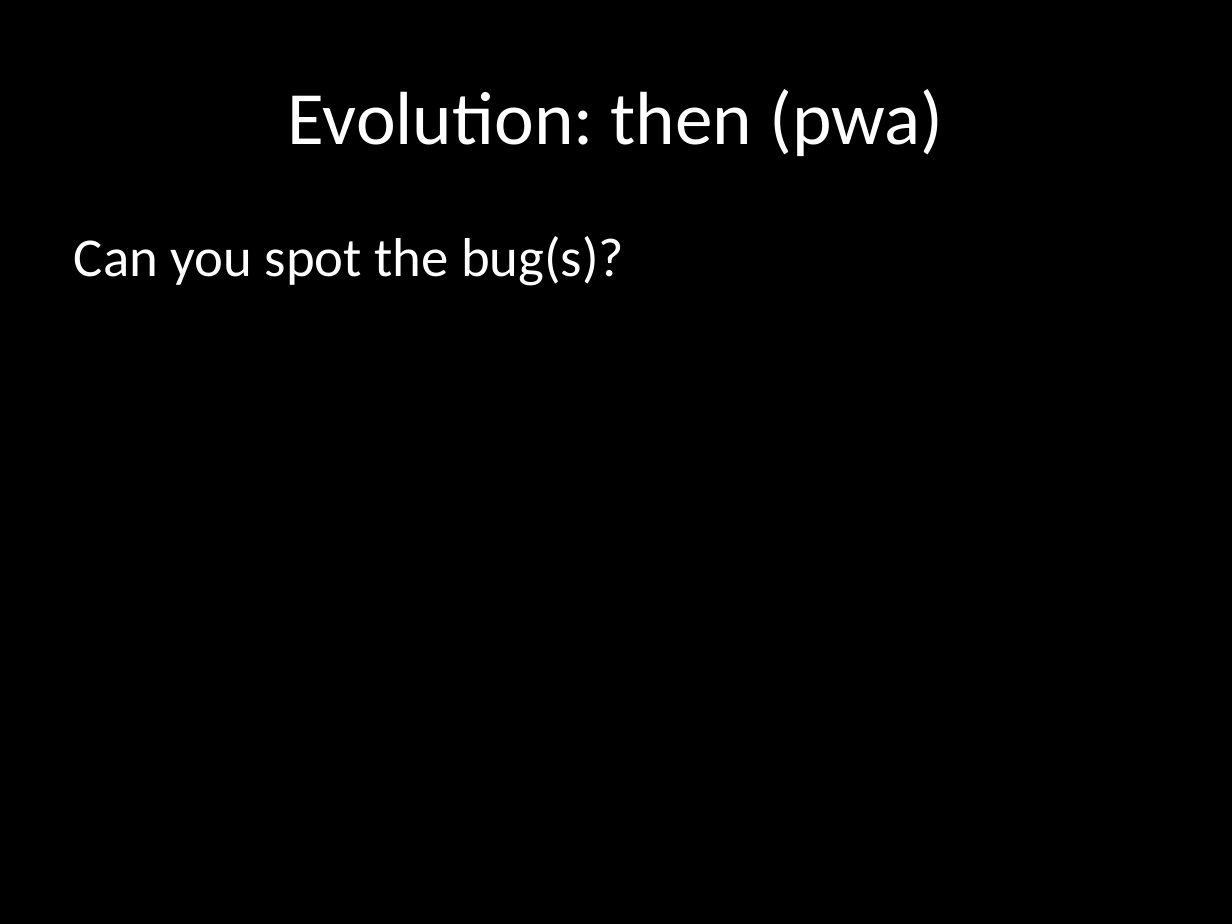
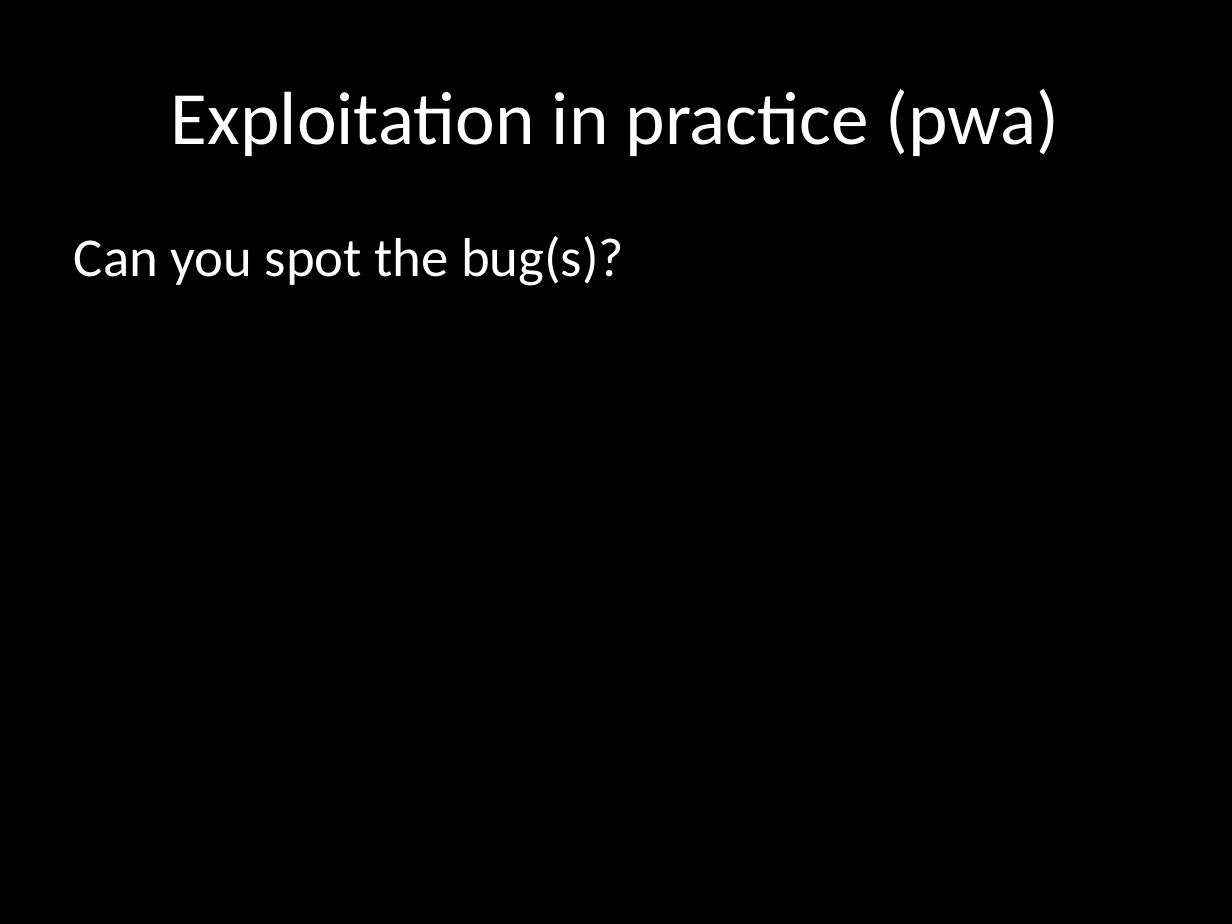
Before and after one commit to wuurrd/techzonepresentation, a slide deck: slide 8 of presentation.pptx. Drawn at 1232x924 pixels with LibreOffice and Linux fonts; fonts in the diff are those of the drawing. Boxes give left, top, right and bottom in pixels: in the first picture for what was removed or moved away, otherwise in the second. Text is boxed around its words. In the diff, an @@ line names an element or a change of style, - is before the commit and + after.

```diff
--- a/presentation.pptx
+++ b/presentation.pptx
@@ title at <box>171,89,1060,156</box>: text changed @@
-Evolution: then (pwa)
+Exploitation in practice (pwa)
```
Also in this commit, not shown: 8 other slides changed.
